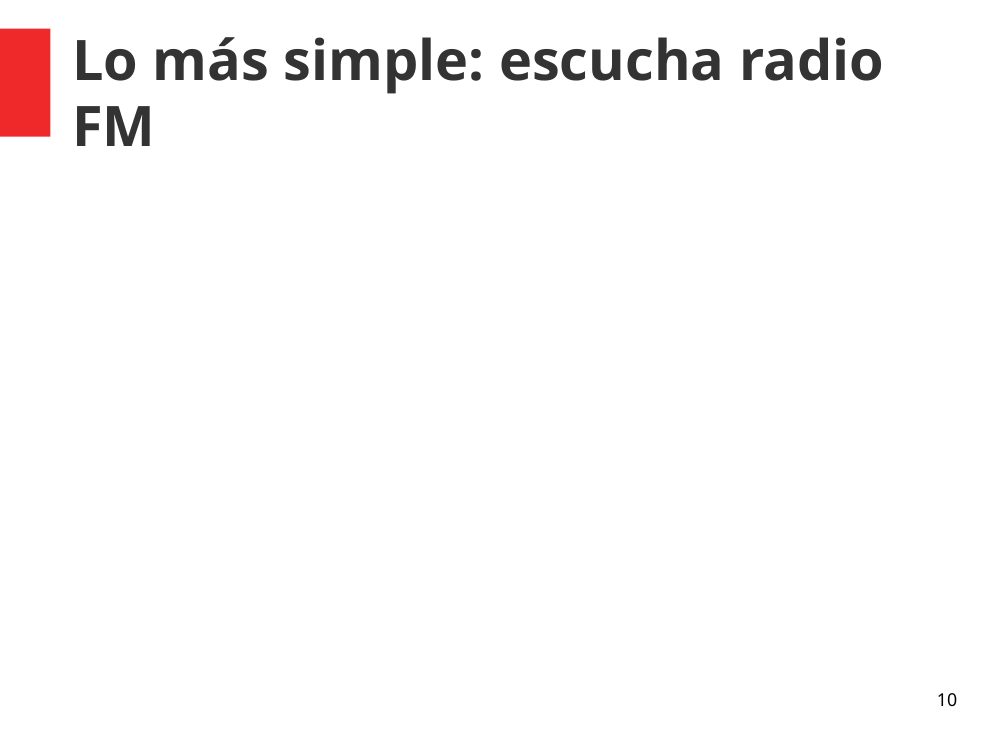
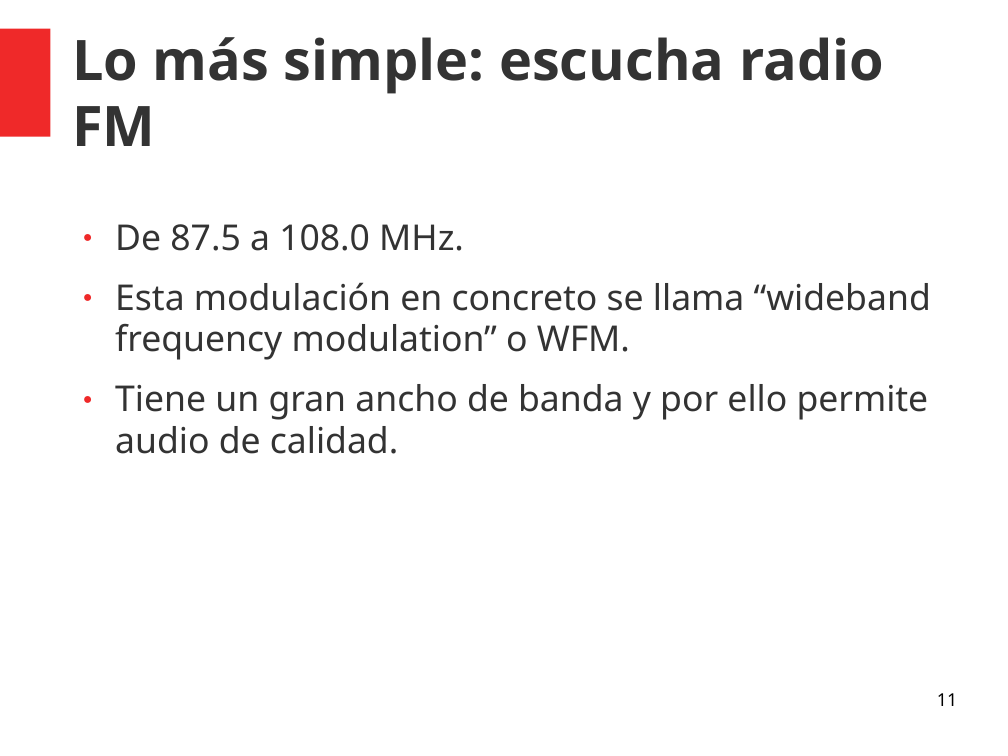
Before and after one commit to north-hackerspace/taller-sdr, a slide deck: slide 11 of sdr.ppt (slide 10 before the commit). Drawn at 1008x756 pixels with LibreOffice and Linux fonts; fonts in the diff are those of the drawing. Boxes give left, top, right and bottom in pixels: in the first picture for what was removed or moved away, otherwise in the second. Text is boxed around its words. In the diff, an @@ line names an element or a change of style, - is before the commit and + after.

```diff
--- a/sdr.ppt
+++ b/sdr.ppt
@@ text added at [115,224,931,454], 28 pt, text #333333 @@
+● De 87.5 a 108.0 MHz.
+● Esta modulación en concreto se llama “wideband frequency modulation” o WFM.
+● Tiene un gran ancho de banda y por ello permite audio de calidad.
@@ page number at [937,693,957,706]: text changed @@
-10
+11
```
Also in this commit, not shown: 4 other slides changed, 2 slides added, 1 other file.
